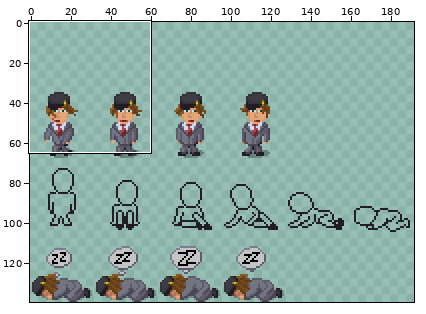
File history of a sprite sheet, src/game/sprites/data/cfe-reb-drunk.png. Above, an overview of the earlier version with the close-up marked.
Close-up. Before the commit:
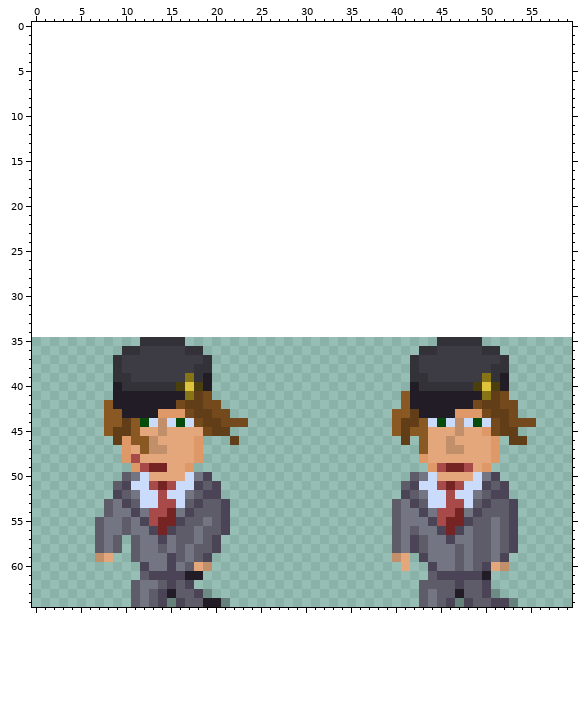
The file is 192x105 pixels. Colours within 5 levels of each other are drawn and written as one. Shown: x 0..59, y 0..64. The old version is drawn lined up with the new one, on the new canvas. The commit also changed other parts of the picture, which this record leaves out.
New version:
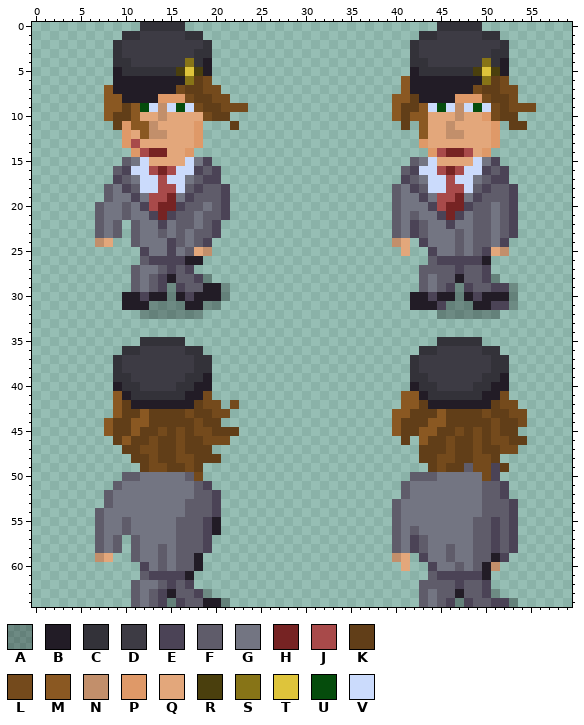
Palette (. is transparent): A #00000046  B #221c26  C #333239  D #3d3b44  E #4b4356  F #5f5c6a  G #737582  H #762323  J #a84a4a  K #613e18  L #744a1c  M #8a5822  N #c28f6b  P #df9968  Q #e3a77b  R #4a3f0d  S #877417  T #dec43b  U #054c0c  V #cbdbfc
Changes in this commit:
canvas 192x105 -> 192x140, the old top-left corner now at 0,35
y 0: x 12..16 ..... -> CCCCC; x 45..49 ..... -> CCCCC
y 1: x 10..18 ......... -> CCDDDDDCC; x 43..51 ......... -> CCDDDDDCC
y 2: x 9..19 ........... -> CDDDDDDDDDC; x 42..52 ........... -> CDDDDDDDDDC
y 3: x 9..19 ........... -> CDDDDDDDDCC; x 42..52 ........... -> CDDDDDDDDCC
y 4: x 9..19 ........... -> CCDDDDDDSCB; x 42..52 ........... -> CCDDDDDDSCB
y 5: x 9..19 ........... -> BCCCCCCRTRB; x 42..52 ........... -> BCCCCCCRTRB
y 6: x 9..19 ........... -> BBBBBBBBSKL; x 41..52 ............ -> MBBBBBBBBSKL
y 7: x 8..20 ............. -> MBBBBBBBLKKLL; x 41..53 ............. -> MBBBBBBBLKKLL
y 8: x 8..21 .............. -> MMBBBBPPPLKKLL; x 40..53 .............. -> MMKBBBBPPPLKKL
y 9: x 8..23 ................ -> MMKMUVNVUVLKKLLL; x 40..55 ................ -> MKKMVUVNVUVLKLLL
y 10: x 8..21 .............. -> MKKMQQNQQQQLKK; x 40..53 .............. -> MKMMQQQNQQPLKK
y 11: x 9..18 .......... -> KPMMNQQQQP; x 22 . -> K; x 41 . -> K; x 43..51 ......... -> MQQNQQQQP; x 53..54 .. -> KK
y 12: x 10..18 ......... -> PQMNNQQQP; x 43..51 ......... -> MQQNNQQQP
y 13: x 10..18 ......... -> PJQQQQQQP; x 43..51 ......... -> PQQQQQQQP
y 14: x 11..17 ....... -> PJHHQQP; x 44..50 ....... -> PJHHJQP
y 15: x 10..19 .......... -> FGVQQQQVGE; x 42..51 .......... -> FGVQQQQVGE
y 16: x 9..20 ............ -> FEVVJHJVVEFE; x 41..52 ............ -> FEVVJHJVVEFE
y 17: x 9..20 ............ -> EFGVVJVVGFEE; x 41..52 ............ -> EFGVVJVVGFEE
y 18: x 8..21 .............. -> FGEFVVJJVFEFFE; x 40..53 .............. -> FGEFVVJJVFEFFE
y 19: x 8..21 .............. -> FGGEGJJHGEFFFE; x 40..53 .............. -> FGGEGJJHGEFFFE
y 20: x 7..21 ............... -> FGGFGEJHHEFFGFE; x 40..53 .............. -> FGGGEJHHEFFGFE
y 21: x 7..21 ............... -> FGGFGGEHEFFGFFE; x 40..53 .............. -> FGFGGEHEGFFGFE
y 22: x 7..9 ... -> FGF; x 11..20 .......... -> FGGEGFFGFE; x 40..53 .............. -> FGEFGGEGGFFGFE
y 23: x 7..9 ... -> FGF; x 11..20 .......... -> FGGFGFGFFE; x 40..53 .............. -> FGEFGGGFGFFGFE
y 24: x 7..8 .. -> NQ; x 11..19 ......... -> FGGGEFGFE; x 40..41 .. -> NQ; x 43..52 .......... -> EGGGFGFFGE
y 25: x 12..19 ........ -> EGGEGFQN; x 41 . -> Q; x 44..52 ......... -> EGGFGFEQN
y 26: x 12..18 ....... -> FEEEEBB; x 44..50 ....... -> FEEEEEB
y 27: x 11..17 ....... -> FGGFEFE; x 43..50 ........ -> FFFFEFFE
y 28: x 11..19 ......... -> FGFEBFFEA; x 43..51 ......... -> FGFFBFFEA
y 29: x 11..21 ........... -> FGFEAEFFBBA; x 43..53 ........... -> FGFEAEFFEEA
y 30: x 10..21 ............ -> BBEBBABEBBBA; x 42..53 ............ -> BBEBBABEBBBA
y 31: x 10..20 ........... -> BBBAAAABBAA; x 42..53 ............ -> BBBEAAABBEEA
y 32: x 12..18 ....... -> AAAAAAA; x 45..51 ....... -> AAAAAAA
y 37: x 18 D -> C; x 51 D -> C
y 39: x 17 S -> C; x 50 S -> C
y 40: x 12..18 CCCCRTR -> DDDDCCB; x 45..51 CCCCRTR -> DDDDCCB
y 41: x 9 B -> M; x 11..18 BBBBBBSK -> CCCCCCBB; x 42 B -> M; x 44..51 BBBBBBSK -> CCCCCCBB
y 42: x 8..10 MBB -> .MK; x 16..17 LK -> BB; x 22 . -> L; x 42..43 BB -> MK; x 49..50 LK -> BB
y 43: x 8 M -> .; x 10..16 BBBBPPP -> KKMKKKK; x 43..49 BBBBPPP -> KKMKKKK; x 54 . -> L
y 44: x 9 M -> K; x 12..17 UVNVUV -> MKKKKK; x 21..23 LLL -> ...; x 43..50 MVUVNVUV -> KMMKKKKK; x 53 L -> K; x 55 L -> .
y 45: x 12..18 QQNQQQQ -> KKLKLKL; x 22 . -> K; x 42 M -> K; x 44..50 QQQNQQP -> MKKLKLK
y 46: x 10..22 PMMNQQQQP...K -> MKKLKKLKKLLL.; x 44..52 QQNQQQQP. -> KKLKKLKLL
y 47: x 10..19 PQMNNQQQP. -> KKLLKKLKKK; x 43..53 MQQNNQQQP.. -> KKKLKKLKKLL
y 48: x 10..20 PJQQQQQQP.. -> .KKLKKLLKKK; x 43..51 PQQQQQQQP -> KKLLKKLLK
y 49: x 11..18 PJHHQQP. -> .KLLKKLK; x 44..52 PJHHJQP.. -> KLKKFLLEK
y 50: x 11..19 GVQQQQVGE -> FGGGGGFL.; x 43..50 GVQQQQVG -> FFGGGGGL
y 51: x 10..20 EVVJHJVVEFE -> GGGGGGGGFE.; x 42..50 EVVJHJVVE -> GGGGGGGGF
y 52: x 8..10 .EF -> FGG; x 12..16 VVJVV -> GGGGG; x 19 E -> F; x 41..42 EF -> FG; x 44..48 VVJVV -> GGGGG; x 51 E -> F
y 53: x 10..16 EFVVJJV -> GGGGGGG; x 18 E -> F; x 20..21 FE -> E.; x 42..50 EFVVJJVFE -> GGGGGGGGF
y 54: x 7..8 .F -> FG; x 11 E -> G; x 13..15 JJH -> GGG; x 17 E -> F; x 20..21 FE -> E.; x 43 E -> G; x 45..47 JJH -> GGG; x 49 E -> G
y 55: x 12..16 EJHHE -> GGGGF; x 19..21 GFE -> EB.; x 44..48 EJHHE -> GGGGG; x 51 G -> E
y 56: x 13..15 EHE -> GGG; x 18..21 GFFE -> FEB.; x 45..47 EHE -> GGG; x 51 G -> E
y 57: x 14 E -> G; x 18..20 GFE -> FE.; x 46 E -> G; x 51 G -> E
y 58: x 17 G -> F; x 19..20 FE -> E.; x 46..47 GF -> FG; x 51 G -> E
y 59: x 14..15 GE -> FG; x 17..19 GFE -> FB.; x 46..47 GF -> FG; x 51 G -> B
y 60: x 14..16 GEG -> FGF; x 18..19 QN -> B.; x 50..52 EQN -> BN.
y 61: x 18 B -> .
